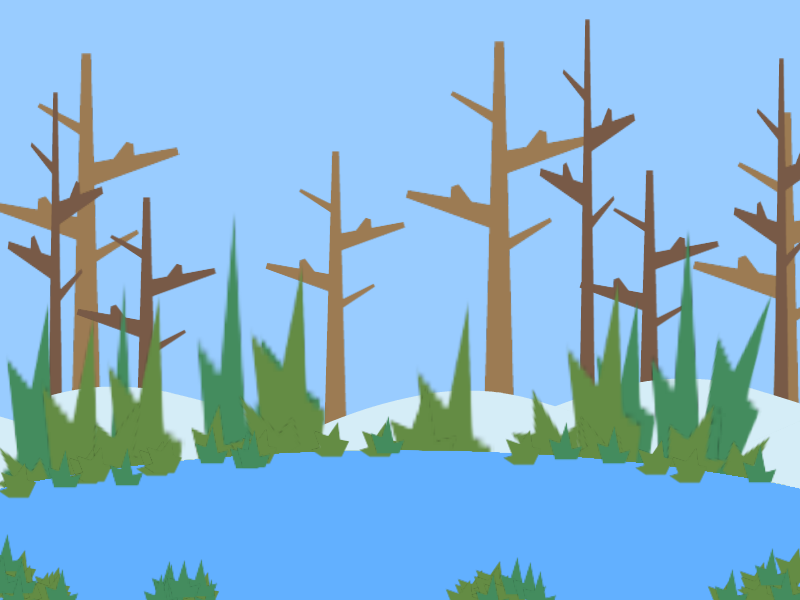
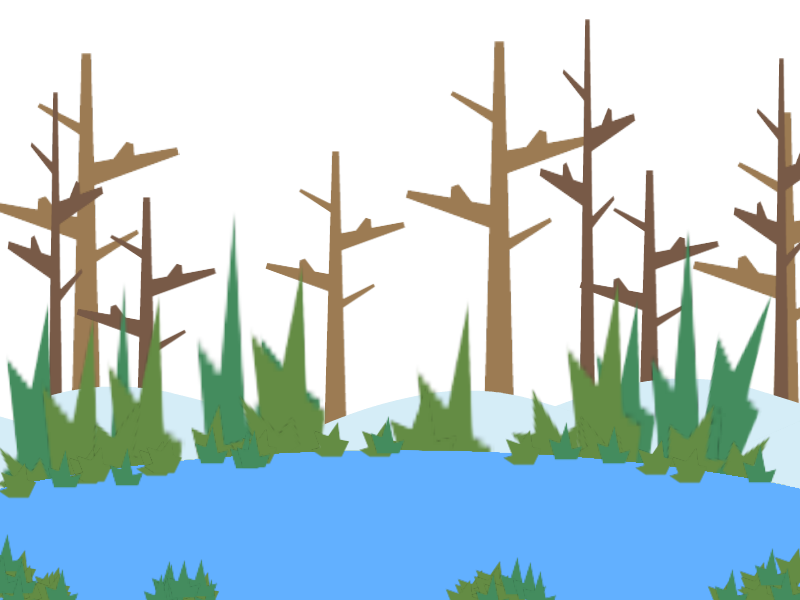
Layer changes from the first 800×600 image to the second:
hid "Background" over (0, 0, 800, 426)
